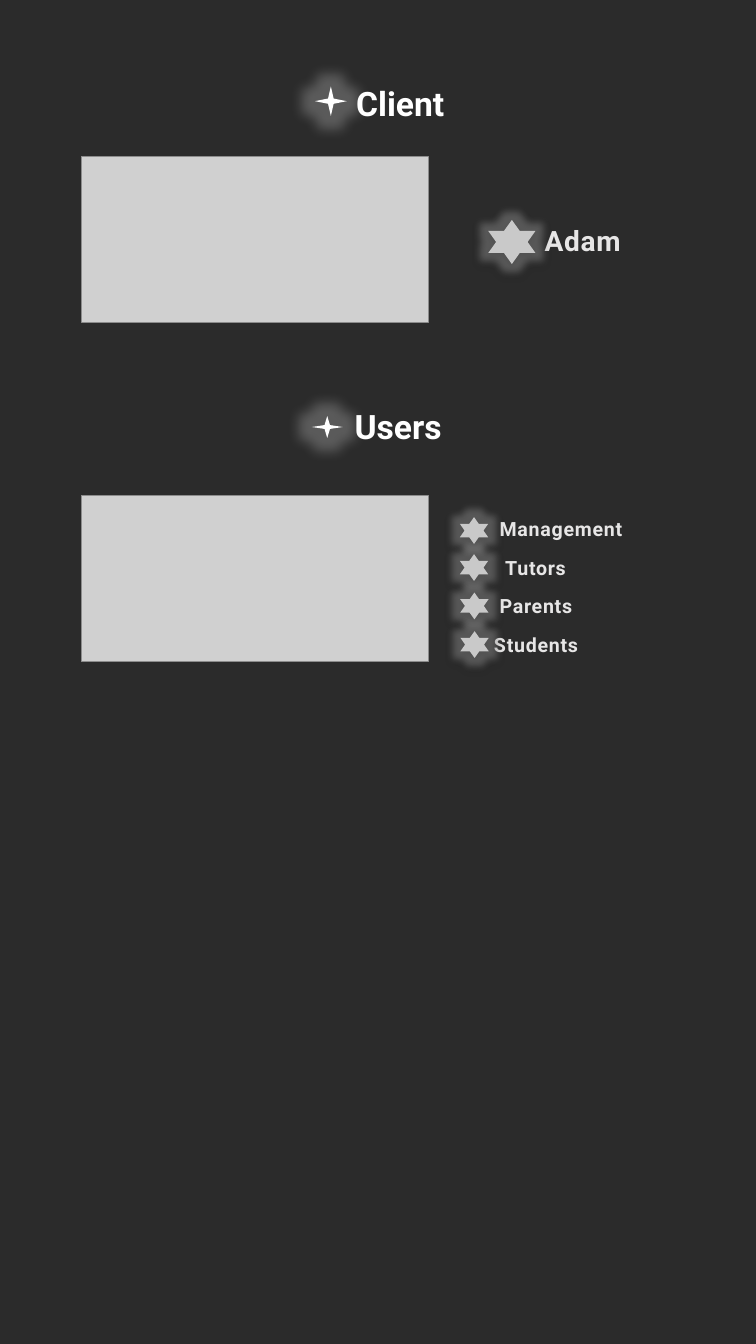
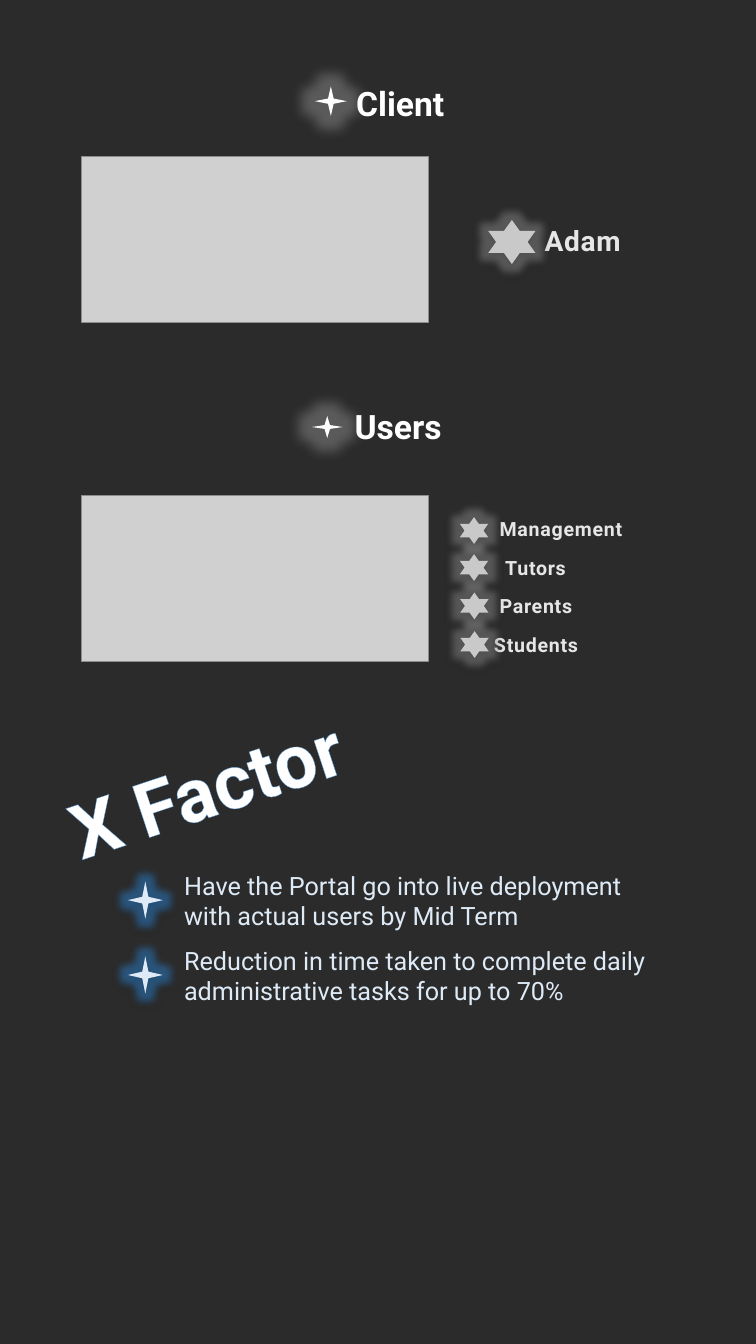
Before and after one commit to TeameXi/Thriving-Stones-Project, a slide deck: slide 11 of wiki/Wiki Template.pptx. Drawn at 756x1344 pixels with LibreOffice and Linux fonts; fonts in the diff are those of the drawing; grey boxes stand for pictures; background and template pictures are left out; a plain dark background stands for a picture behind light text. Boxes give left, top, right and bottom in pixels: in the first picture for what was removed or moved away, otherwise in the second. Text is boxed around its words. In the diff, an @@ line names an element or a change of style, - is before the commit and + after.

```diff
--- a/wiki/Wiki Template.pptx
+++ b/wiki/Wiki Template.pptx
@@ text added at [81,794,127,860], 54 pt, text #FFFFFF, bold @@
+X Factor
@@ star added at [128,882,163,919], fill #DEEBF7 @@
@@ text added at [184,876,621,931], 18 pt, text #DEEBF7 @@
+Have the Portal go into live deployment with actual users by Mid Term
@@ star added at [128,957,163,994], fill #DEEBF7 @@
@@ text added at [184,951,645,1005], 18 pt, text #DEEBF7 @@
+Reduction in time taken to complete daily administrative tasks for up to 70%
```
Also in this commit, not shown: 5 other slides changed, 1 slide added, 1 slide removed, 1 other file.
